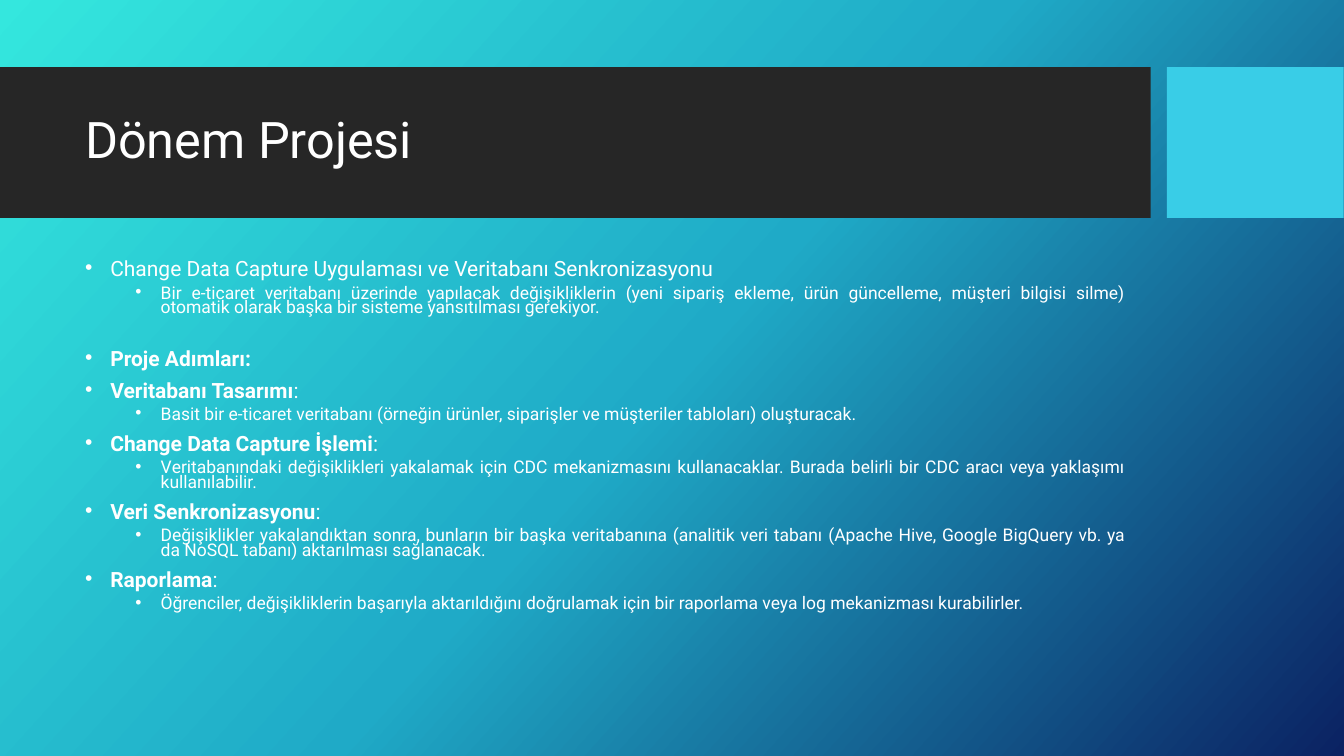
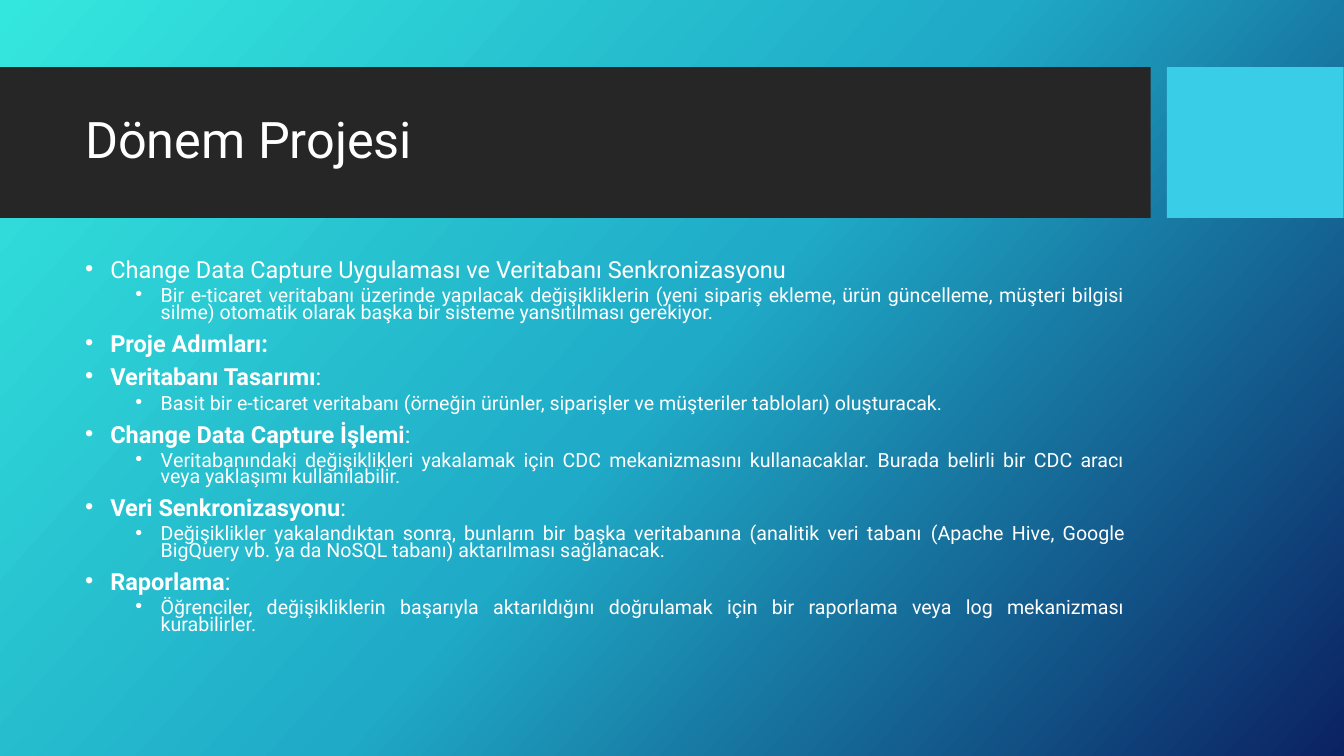
Before and after one commit to Mrtytt/SchoolNotes, a slide deck: slide 3 of 5_Donem_Ders_Notlari/VTYS/Slayt/1.hafta.pptx. Drawn at 1344x756 pixels with LibreOffice and Linux fonts; fonts in the diff are those of the drawing; background and template pictures are left out. Boxes give left, top, right and bottom in pixels: in the first picture for what was removed or moved away, otherwise in the second. Text is boxed around its words. In the diff, an @@ line names an element or a change of style, - is before the commit and + after.

```diff
--- a/5_Donem_Ders_Notlari/VTYS/Slayt/1.hafta.pptx
+++ b/5_Donem_Ders_Notlari/VTYS/Slayt/1.hafta.pptx
@@ text "Change Data Capture Uygulaması ve ..." at box(110, 260, 1125, 631): size 15 to 16.8 pt in "Change Data Capture Uygulaması ve Veritabanı Senkronizasyonu", "Proje Adımları:", "Veritabanı Tasarımı:", "Change Data Capture İşlemi:" and 2 more places; size 12.5 to 14 pt in "Bir e-ticaret veritabanı üzerinde yapılacak değişikliklerin  ...", "Basit bir e-ticaret veritabanı (örneğin ürünler, siparişler ...", "Veritabanındaki değişiklikleri yakalamak için CDC mekanizmas ...", "Değişiklikler yakalandıktan sonra, bunların bir başka verita ..." and 1 more places @@
```
Also in this commit, not shown: 9 other files.
